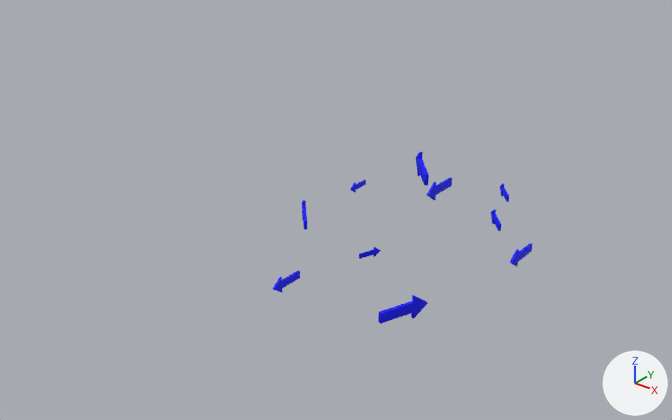
A saved change to the glTF model assets/frecce.glb.
Both versions are drawn from a camera (50 mm lens) standing at (12.5, -19.1, 13.3) and looking at (-1.8, -1.3, 2.3). The axes (+X, +Y, +Z) are drawn at lower right. The lights are the same throughout. Where no turn or scale is listed for an object, it has been applied to the vertices.
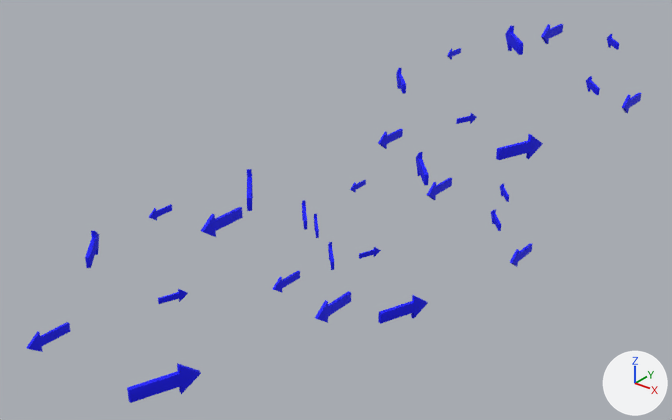
Where the change shows, as pixel boxes [x1, y1, x2, y2] in the pictures (672 x 420 px):
'Cube.029', added
    after: [127, 363, 201, 403]
'Cube.019', added
    after: [496, 134, 543, 160]
'Cube.024', added
    after: [201, 207, 243, 237]
'Cube.022', added
    after: [26, 322, 70, 352]
'Cube.023', added
    after: [315, 291, 351, 323]
'Cube.027', added
    after: [85, 231, 99, 268]
'Cube.015', added
    after: [505, 26, 523, 55]
'Cube.012', added
    after: [378, 129, 403, 149]
'Cube.014', added
    after: [541, 24, 563, 44]
'Cube.025', added
    after: [247, 169, 253, 211]
'Cube.030', added
    after: [158, 289, 188, 304]
'Cube.013', added
    after: [622, 93, 641, 113]
'Cube.021', added
    after: [149, 204, 172, 221]
'Cube.017', added
    after: [396, 68, 406, 94]
'Cube.018', added
    after: [586, 76, 600, 95]
'Cube.020', added
    after: [456, 113, 477, 124]
'Cube.016', added
    after: [607, 34, 619, 50]
'Cube.028', added
    after: [328, 242, 334, 270]
'Cube.026', added
    after: [314, 214, 319, 238]
'Cube.011', added
    after: [447, 48, 461, 60]

What changed in the scene script:
```text
Add ob_cube_030:
    ob_cube_030 = bpy.data.objects.new('Cube.030', me_cube_053)  # 168 vertices, 332 faces; spans x -0.156..0.135, y -0.365..0.31, z -0.163..0.163
    ob_cube_030.location = (-1.75, -7.21, 2.34)
Add ob_cube_029:
    ob_cube_029 = bpy.data.objects.new('Cube.029', me_cube_052)  # 168 vertices, 332 faces; spans x -0.301..0.261, y -0.703..0.597, z -0.315..0.315
    ob_cube_029.location = (1.56, -10.3, 3.26)
Add ob_cube_028:
    ob_cube_028 = bpy.data.objects.new('Cube.028', me_cube_051)  # 168 vertices, 332 faces; spans x -0.336..0.393, y -0.416..0.356, z -0.232..0.232
    ob_cube_028.location = (0.72, -4.62, 3.17)
Add ob_cube_027:
    ob_cube_027 = bpy.data.objects.new('Cube.027', me_cube_050)  # 168 vertices, 332 faces; spans x -0.457..0.535, y -0.566..0.484, z -0.315..0.315
    ob_cube_027.location = (-3.64, -7.87, 3.26)
Add ob_cube_026:
    ob_cube_026 = bpy.data.objects.new('Cube.026', me_cube_049)  # 168 vertices, 332 faces; spans x -0.259..0.303, y -0.321..0.274, z -0.179..0.179
    ob_cube_026.location = (1.94, -6.58, 5.08)
Add ob_cube_025:
    ob_cube_025 = bpy.data.objects.new('Cube.025', me_cube_048)  # 168 vertices, 332 faces; spans x -0.565..0.66, y -0.699..0.597, z -0.389..0.389
    ob_cube_025.location = (-2.01, -4.37, 3.95)
Add ob_cube_024:
    ob_cube_024 = bpy.data.objects.new('Cube.024', me_cube_047)  # 168 vertices, 332 faces; spans x -0.037..0.037, y -0.473..0.559, z -0.24..0.24
    ob_cube_024.location = (1.07, -8.33, 5.54)
Add ob_cube_023:
    ob_cube_023 = bpy.data.objects.new('Cube.023', me_cube_047.copy())
    ob_cube_023.location = (2.89, -7.28, 3.87)
Add ob_cube_022:
    ob_cube_022 = bpy.data.objects.new('Cube.022', me_cube_047.copy())
    ob_cube_022.location = (-2.35, -10.18, 2.51)
Add ob_cube_021:
    ob_cube_021 = bpy.data.objects.new('Cube.021', me_cube_044)  # 168 vertices, 332 faces; spans x -0.024..0.024, y -0.313..0.37, z -0.159..0.159
    ob_cube_021.location = (-2.68, -6.65, 3.96)
Add ob_cube_020:
    ob_cube_020 = bpy.data.objects.new('Cube.020', me_cube_043)  # 168 vertices, 332 faces; spans x -0.187..0.162, y -0.437..0.371, z -0.196..0.196
    ob_cube_020.location = (-2.77, 7.11, 2.24)
Add ob_cube_019:
    ob_cube_019 = bpy.data.objects.new('Cube.019', me_cube_042)  # 168 vertices, 332 faces; spans x -0.36..0.31, y -0.84..0.72, z -0.38..0.38
    ob_cube_019.location = (1.2, 3.41, 3.35)
Add ob_cube_018:
    ob_cube_018 = bpy.data.objects.new('Cube.018', me_cube_041)  # 168 vertices, 332 faces; spans x -0.404..0.472, y -0.5..0.427, z -0.278..0.278
    ob_cube_018.location = (0.2, 10.22, 3.24)
Add ob_cube_017:
    ob_cube_017 = bpy.data.objects.new('Cube.017', me_cube_040)  # 168 vertices, 332 faces; spans x -0.549..0.642, y -0.68..0.581, z -0.378..0.378
    ob_cube_017.location = (-5.04, 6.31, 3.35)
Add ob_cube_016:
    ob_cube_016 = bpy.data.objects.new('Cube.016', me_cube_039)  # 168 vertices, 332 faces; spans x -0.311..0.364, y -0.386..0.329, z -0.214..0.214
    ob_cube_016.location = (1.65, 7.87, 5.53)
Add ob_cube_015:
    ob_cube_015 = bpy.data.objects.new('Cube.015', me_cube_038)  # 168 vertices, 332 faces; spans x -0.68..0.79, y -0.84..0.72, z -0.47..0.47
    ob_cube_015.location = (-3.08, 10.52, 4.17)
Add ob_cube_014:
    ob_cube_014 = bpy.data.objects.new('Cube.014', me_cube_037)  # 168 vertices, 332 faces; spans x -0.044..0.044, y -0.568..0.671, z -0.288..0.288
    ob_cube_014.location = (0.61, 5.77, 6.08)
Add ob_cube_013:
    ob_cube_013 = bpy.data.objects.new('Cube.013', me_cube_037.copy())
    ob_cube_013.location = (2.8, 7.03, 4.08)
Add ob_cube_012:
    ob_cube_012 = bpy.data.objects.new('Cube.012', me_cube_037.copy())
    ob_cube_012.location = (-3.5, 3.55, 2.45)
Add ob_cube_011:
    ob_cube_011 = bpy.data.objects.new('Cube.011', me_cube_034)  # 168 vertices, 332 faces; spans x -0.029..0.029, y -0.376..0.444, z -0.19..0.19
    ob_cube_011.location = (-3.88, 7.78, 4.18)
```
